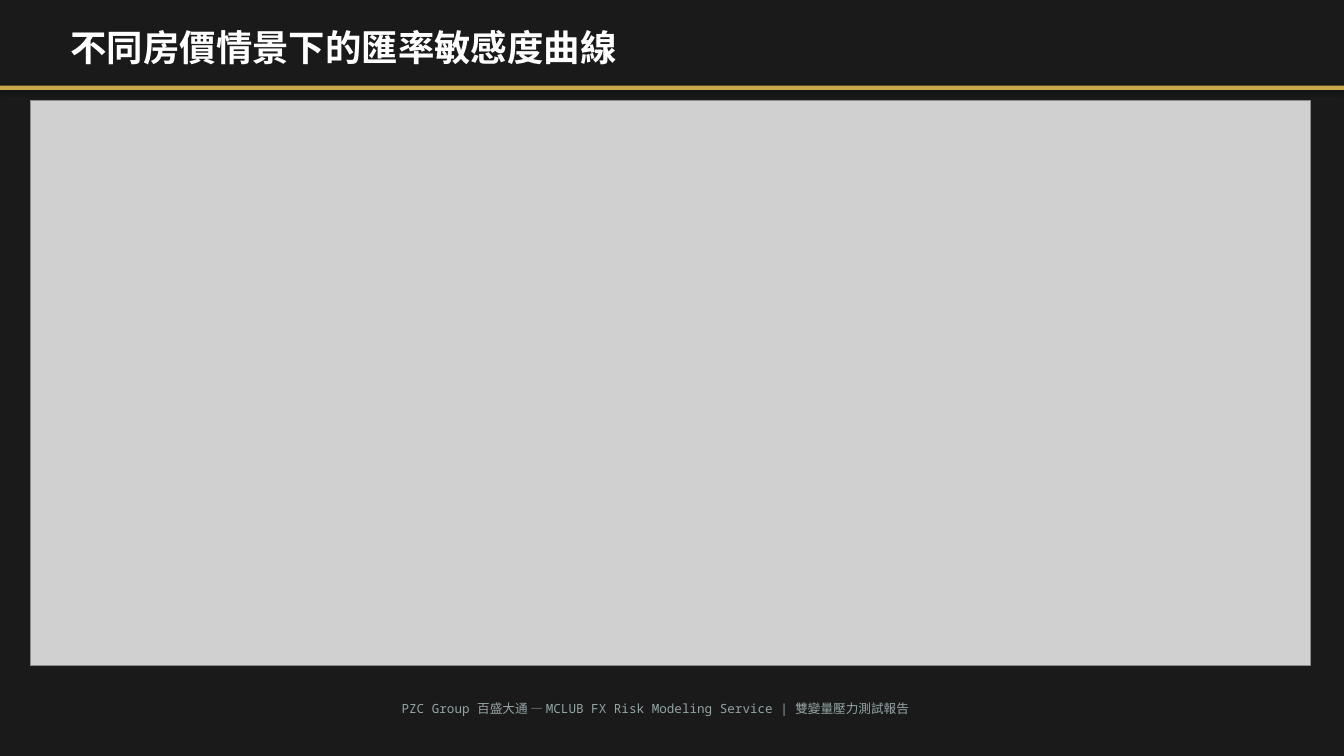
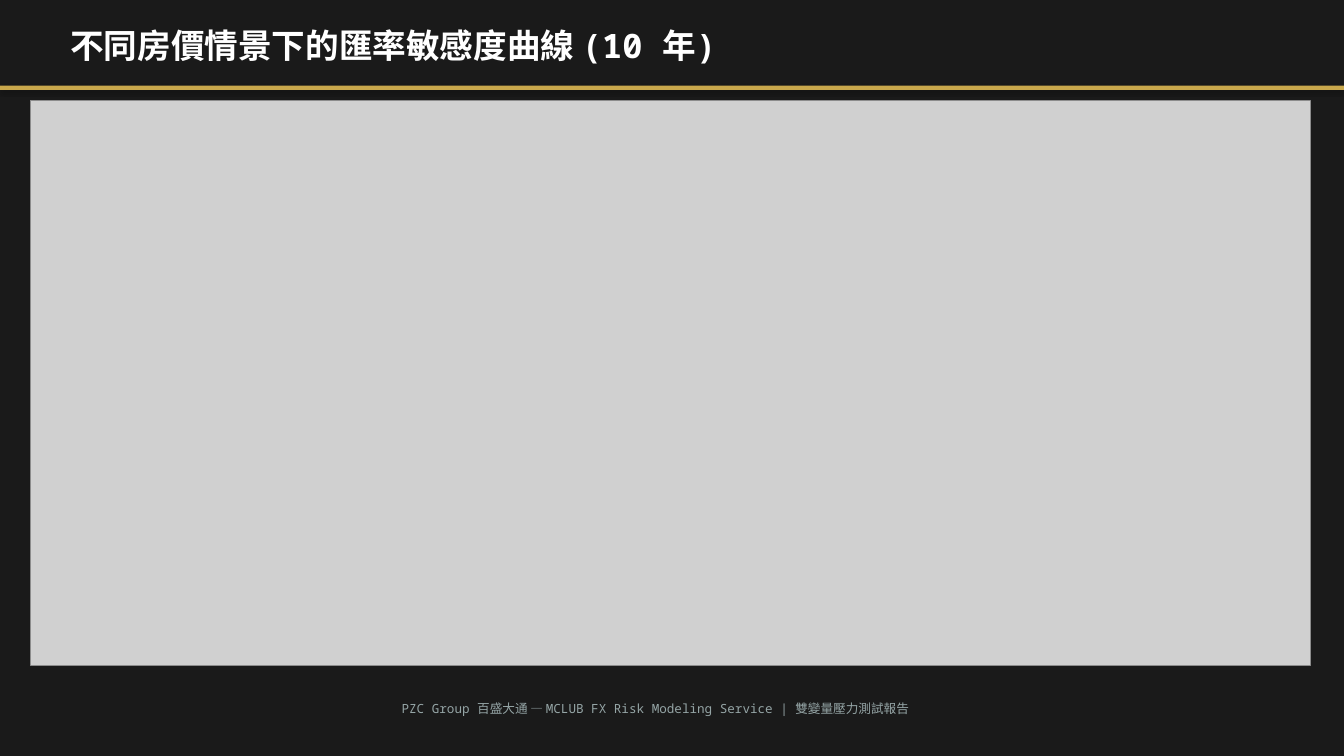
Before and after one commit to mypathtravel101-cyber/mclub, a slide deck: slide 3 of download/PZC_FX_2Var_StressTest_JPY_Property.pptx. Drawn at 1344x756 pixels with LibreOffice and Linux fonts; fonts in the diff are those of the drawing; grey boxes stand for pictures. Boxes give left, top, right and bottom in pixels: in the first picture for what was removed or moved away, otherwise in the second. Text is boxed around its words. In the diff, an @@ line names an element or a change of style, - is before the commit and + after.

```diff
--- a/download/PZC_FX_2Var_StressTest_JPY_Property.pptx
+++ b/download/PZC_FX_2Var_StressTest_JPY_Property.pptx
@@ text at (70, 29, 717, 64): text changed; size 26 to 24 pt @@
-不同房價情景下的匯率敏感度曲線
+不同房價情景下的匯率敏感度曲線 (10 年)
```
Also in this commit, not shown: 5 other slides changed, 14 other files.
